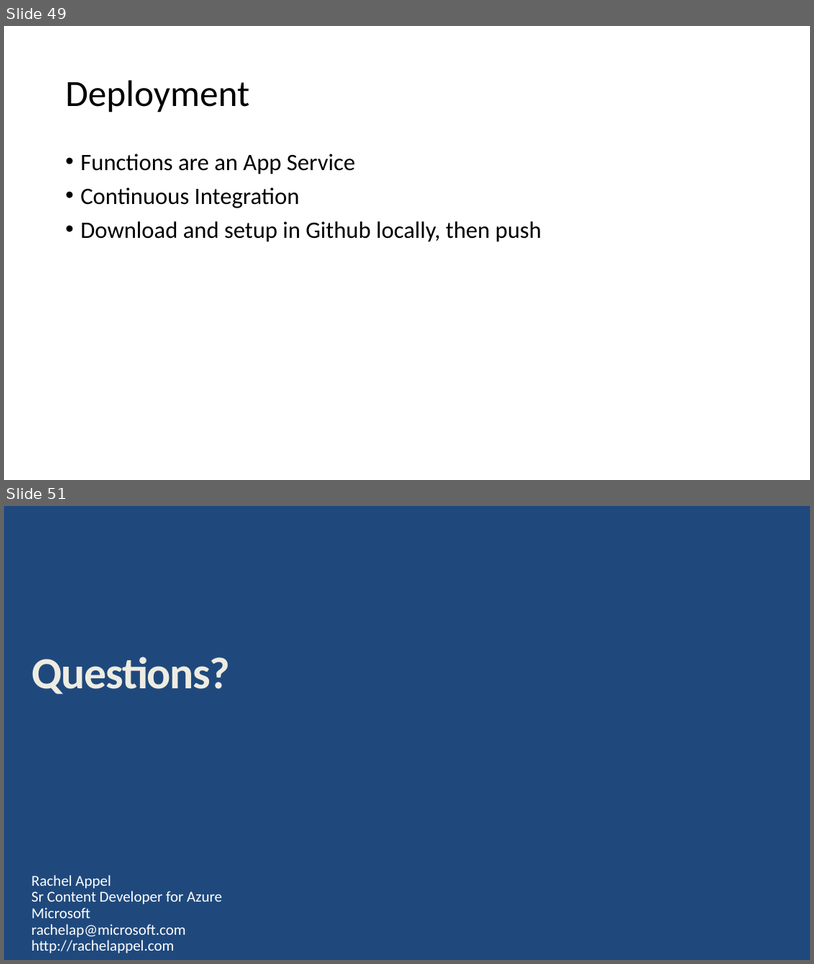
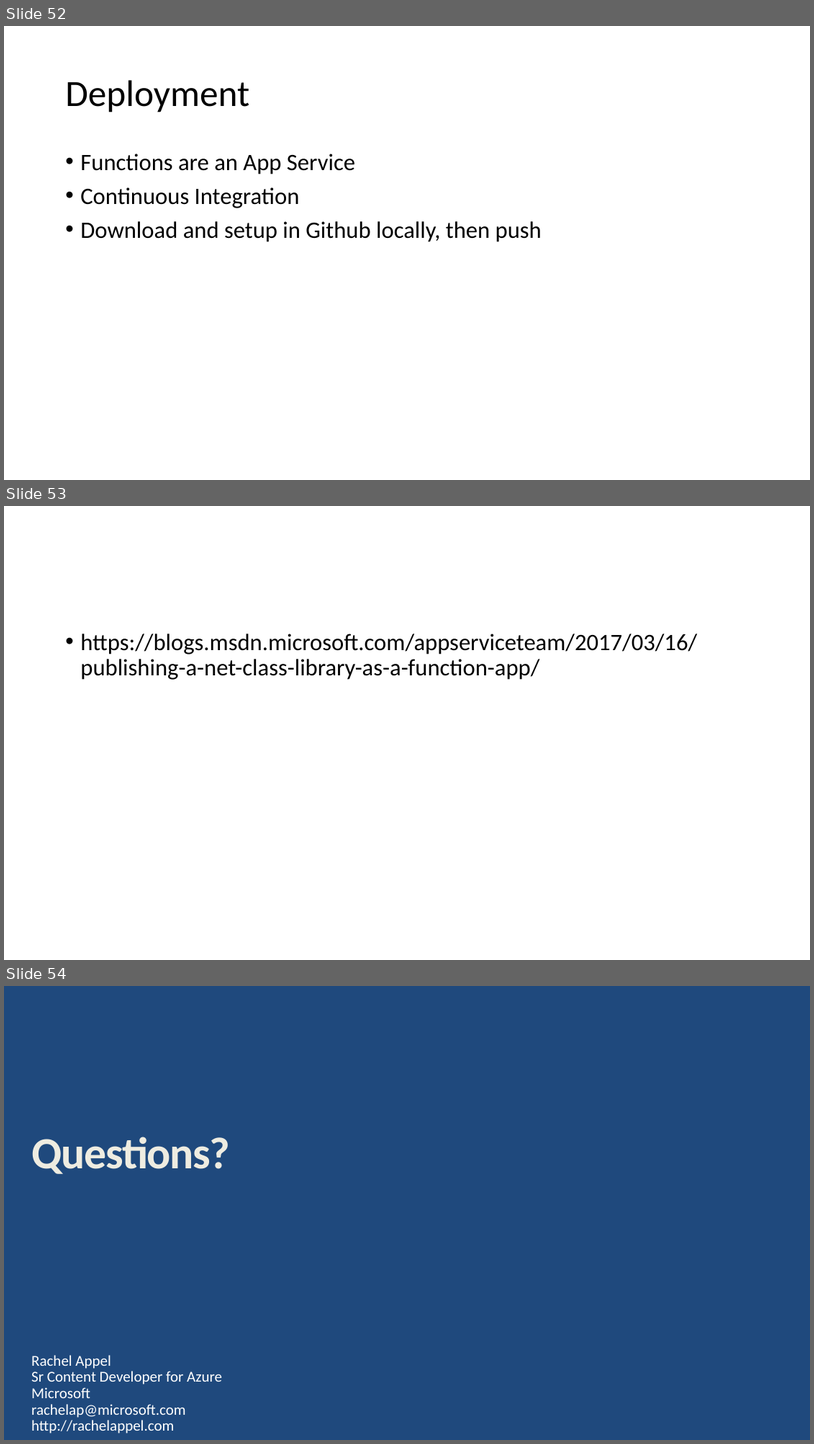
Before and after one commit to BionStt/presentations-2, a slide deck: Azure functions.pptx. Shown one above the other, each under a label of ours: slides 49 and 51 before the commit, slides 52, 53 and 54 after it; the slides between them are not shown. The pictures are 814x964 and 814x1444 pixels, drawn with LibreOffice and Linux fonts; fonts in the diff are those of the drawing; background and template pictures are left out. Boxes give left, top, right and bottom in pixels: in the first picture for what was removed or moved away, otherwise in the second. Text is boxed around its words. In the diff, an @@ line names an element or a change of style, - is before the commit and + after.

```diff
--- a/Azure functions.pptx
+++ b/Azure functions.pptx
@@ slide 53 added at box(4, 506, 810, 960), background #FFFFFF @@
@@ text added at box(80, 633, 697, 680), 28 pt, text #000000 @@
+• https://blogs.msdn.microsoft.com/appserviceteam/2017/03/16/publishing-a-net-class-library-as-a-function-app/
@@ what was slide 49 is now slide 52 @@
@@ what was slide 51 is now slide 54 @@
```
Also in this commit, not shown: 2 slides changed, 3 other slides added, 1 slide removed.
